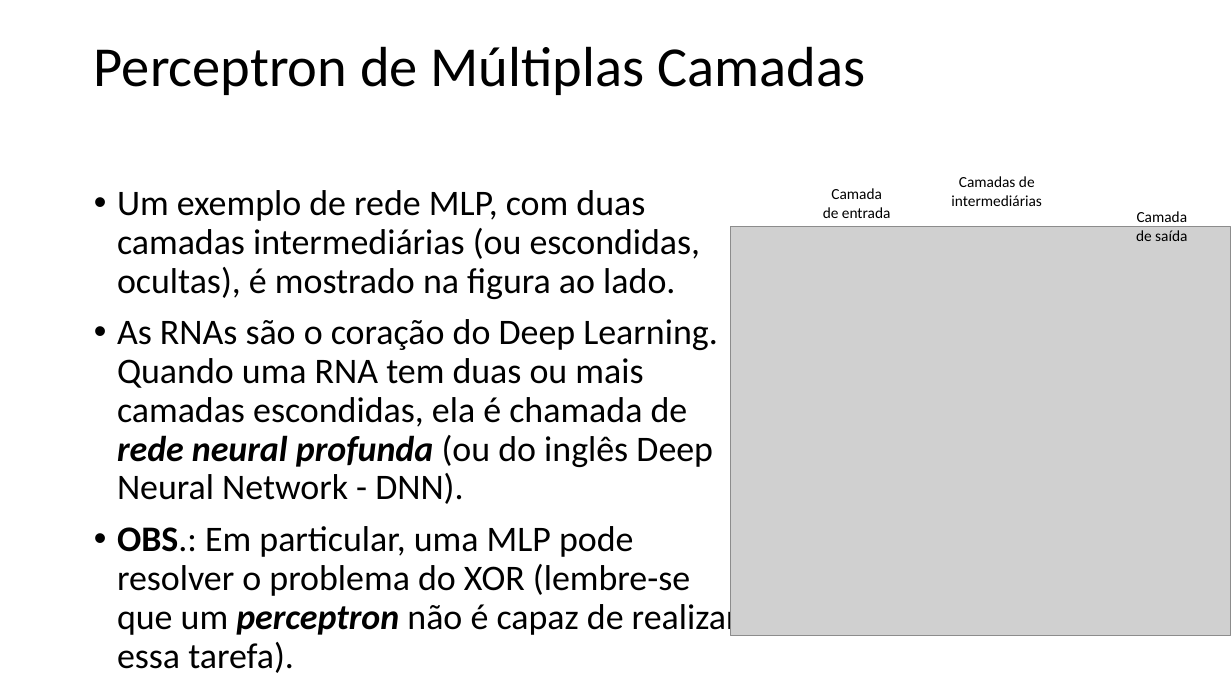
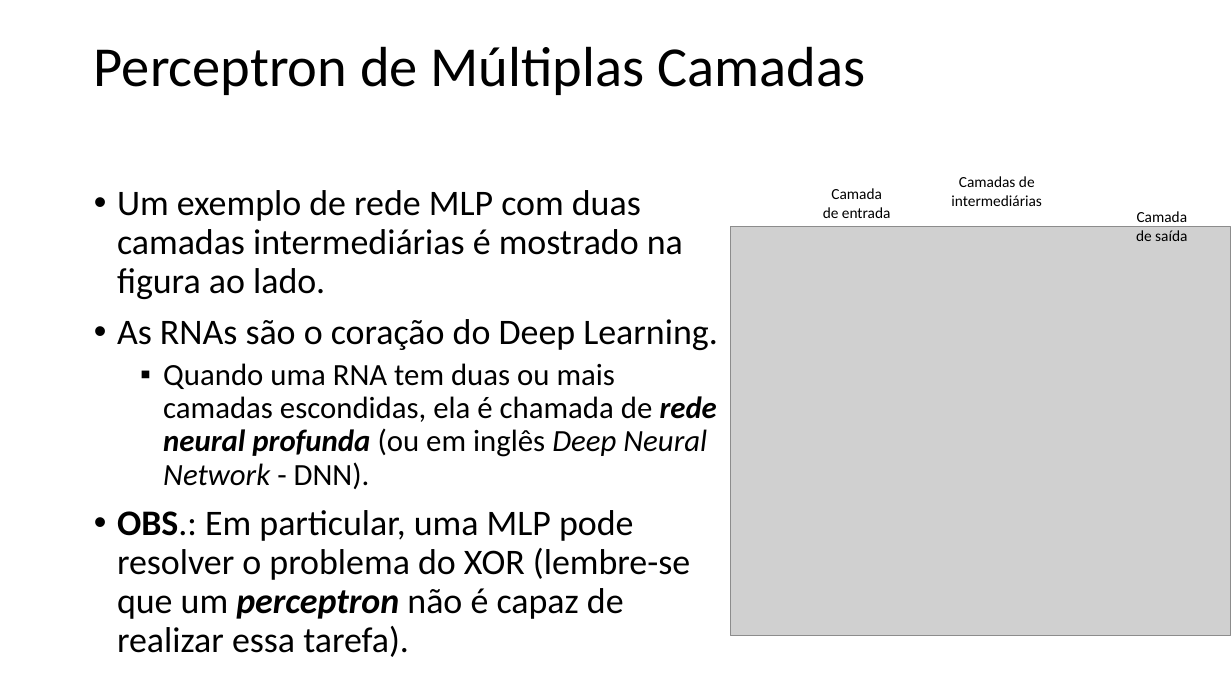
Before and after one commit to zz4fap/t320_aprendizado_de_maquina, a slide deck: slide 4 of slides/T320_Redes_Neurais_Artificiais (Parte II).pptx. Drawn at 1232x693 pixels with LibreOffice and Linux fonts; fonts in the diff are those of the drawing; grey boxes stand for pictures. Boxes give left, top, right and bottom in pixels: in the first picture for what was removed or moved away, otherwise in the second. Text is boxed around its words. In the diff, an @@ line names an element or a change of style, - is before the commit and + after.

```diff
--- a/slides/T320_Redes_Neurais_Artificiais (Parte II).pptx
+++ b/slides/T320_Redes_Neurais_Artificiais (Parte II).pptx
@@ text at (x1=117, y1=190, x2=718, y2=489): text changed; size 28 to 24 pt @@
-• Um exemplo de rede MLP, com duas camadas intermediárias (ou escondidas, ocultas), é mostrado na figura ao lado.
-• As RNAs são o coração do Deep Learning. Quando uma RNA tem duas ou mais camadas escondidas, ela é chamada de rede neural profunda (ou do inglês Deep Neural Network - DNN).
+• Um exemplo de rede MLP com duas camadas intermediárias é mostrado na figura ao lado.
+• As RNAs são o coração do Deep Learning.
+  ▪ Quando uma RNA tem duas ou mais camadas escondidas, ela é chamada de rede neural profunda (ou em inglês Deep Neural Network - DNN).
```
Also in this commit, not shown: 8 other slides changed, 1 other file.
